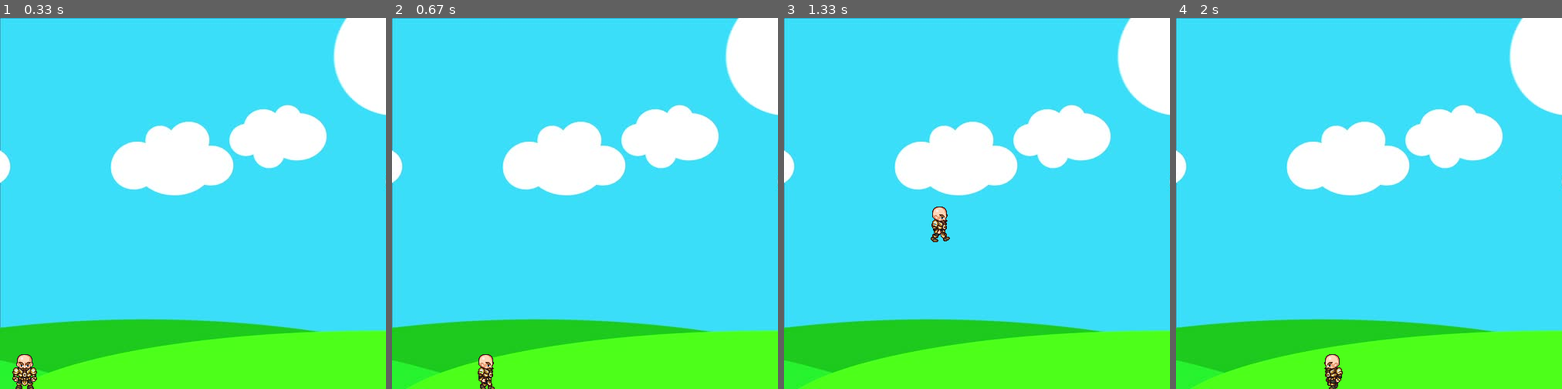
Above: before the commit, frames 1-4 (left to right).
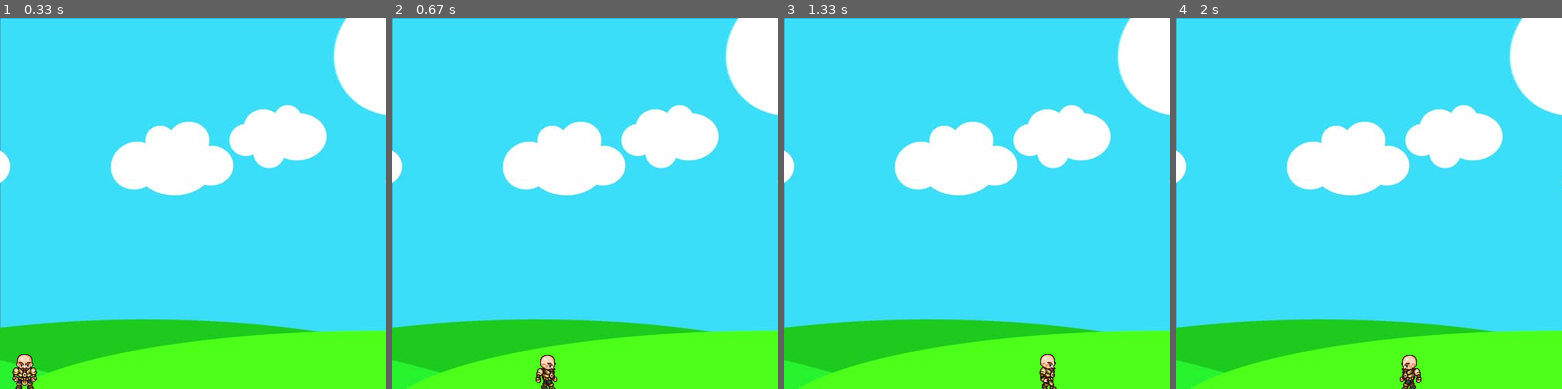
Above: after the commit, the same moments.

Repository: sohailshaukat/pygame-projects
Game: pygame game, started from first-game/project.py
Same seed, same stepped clock (60 frames per second), same inputs: the game is played once before the commit and once after it.
Inputs:
- Up to frame 1 (0.33 s): no input
- Up to frame 2 (0.67 s): hold Right from 0.33 s (still down)
- Up to frame 3 (1.33 s): release Right at 0.8 s; hold Up 0.83-1.13 s; hold Right from 1.17 s (still down)
- Up to frame 4 (2 s): release Right at 1.63 s; hold Left from 1.67 s (still down)

Frame 1 is identical in both runs. In frame 2, 0.7% of the frame differs, in the area x 22-43%, y 90-100%; in frame 3, 0.6%; in frame 4, 0.7%, in the area x 38-64%, y 90-100%.

Commit message:
code optimized

Diff:
--- a/first-game/project.py
+++ b/first-game/project.py
@@ -49,7 +49,7 @@
 # MAIN LOOP
 run = True
 while run:
-    clock.tick(27)
+    clock.tick(50)
     for event in pygame.event.get():
         if event.type == pygame.QUIT:
             run = False
--- /dev/null
+++ b/first-game/project_optimized.py
@@ -0,0 +1,86 @@
+import pygame
+pygame.init()
+
+screen = {"width": 500, "height" : 480}
+win = pygame.display.set_mode((screen["width"], screen["height"]))
+pygame.display.set_caption("First Game")
+clock = pygame.time.Clock()
+
+# LOADING IMAGES
+walkRight = [pygame.image.load('images/R1.png'), pygame.image.load('images/R2.png'), pygame.image.load('images/R3.png'), pygame.image.load('images/R4.png'), pygame.image.load('images/R5.png'), pygame.image.load('images/R6.png'), pygame.image.load('images/R7.png'), pygame.image.load('images/R8.png'), pygame.image.load('images/R9.png')]
+walkLeft = [pygame.image.load('images/L1.png'), pygame.image.load('images/L2.png'), pygame.image.load('images/L3.png'), pygame.image.load('images/L4.png'), pygame.image.load('images/L5.png'), pygame.image.load('images/L6.png'), pygame.image.load('images/L7.png'), pygame.image.load('images/L8.png'), pygame.image.load('images/L9.png')]
+bg = pygame.image.load('images/bg.jpg')
+char = pygame.image.load('images/standing.png')
+
+
+class player(object):
+    def __init__(self,x,y,width,height):
+        self.x = x
+        self.y = y
+        self.width = width
+        self.height = height
+        self.vel = 5
+        self.isJump = False
+        self.jumpCount = 10
+        self.left = False
+        self.right = False
+        self.walkCount = 0
+
+    def draw(self,win):
+        if self.walkCount +1 >= 27:
+            self.walkCount = 0
+        if left:
+            win.blit(walkLeft[self.walkCount//3], (self.x,self.y))
+            self.walkCount += 1
+        elif right:
+            win.blit(walkRight[self.walkCount//3], (self.x,self.))
+            self.walkCount += 1
+        else :
+            win.blit(char, (self.x,self.y))
+
+def redrawGameWindow():self.
+    win.blit(bg,(0,0))
+    man.draw(win)
+    pygame.display.update()
+
+# MAIN LOOP
+run = True
+man = player(300,420,64,64)
+while run:
+    clock.tick(50)
+    for event in pygame.event.get():
+        if event.type == pygame.QUIT:
+            run = False
+    keys = pygame.key.get_pressed()
+    if keys[pygame.K_LEFT] and man.x >= velocity:
+        man.x -= man.velocity
+        left = True
+        right = False
+    elif keys[pygame.K_RIGHT] and man.x <= screen["width"] - width - velocity:
+        man.x += man.velocity
+        man.left = False
+        man.right = True
+    else:
+        man.left = False
+        man.right = False
+        man.walkCount = 0
+    if not man.isJump:
+        if keys[pygame.K_UP]:
+            man.isJump = True
+            man.right = False
+            man.left = False
+            man.walkCount = 0
+    else:
+        if man.jumpCount >= -10:
+            neg = 1
+            if man.jumpCount < 0 :
+                neg = -1
+            y -= (man.jumpCount ** 2) *0.5 * neg
+            man.jumpCount -= 1
+        else:
+            man.isJump = False
+            man.jumpCount = 10
+
+    redrawGameWindow()
+
+pygame.quit()
